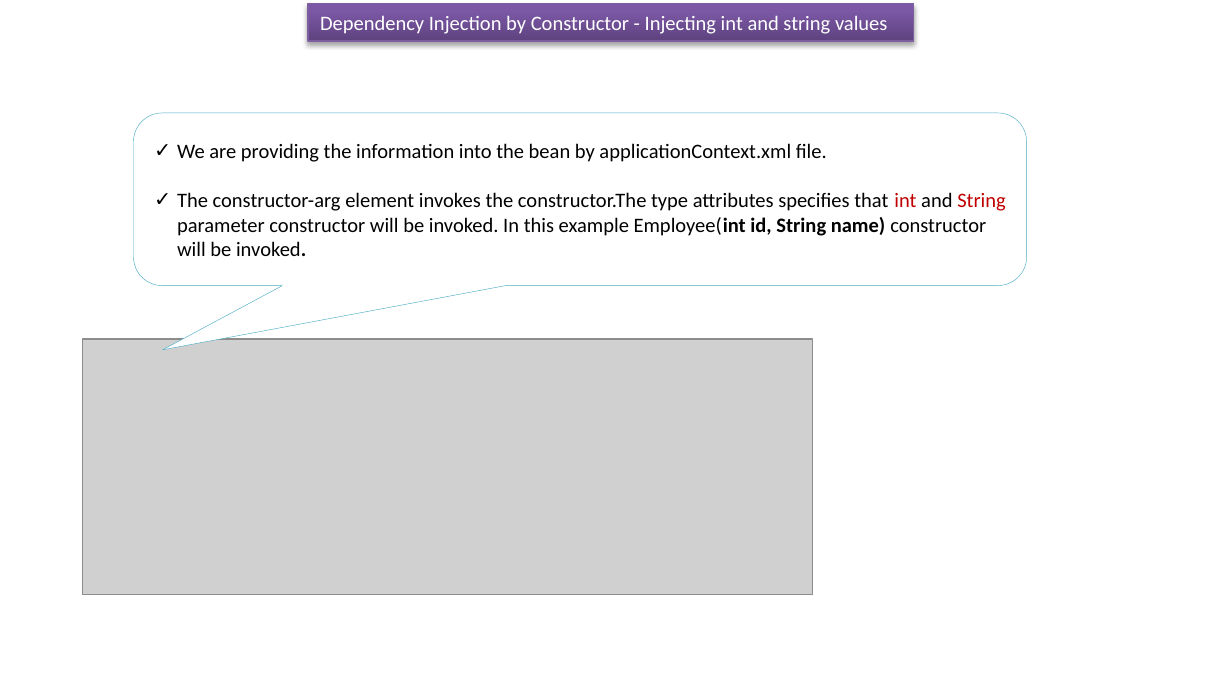
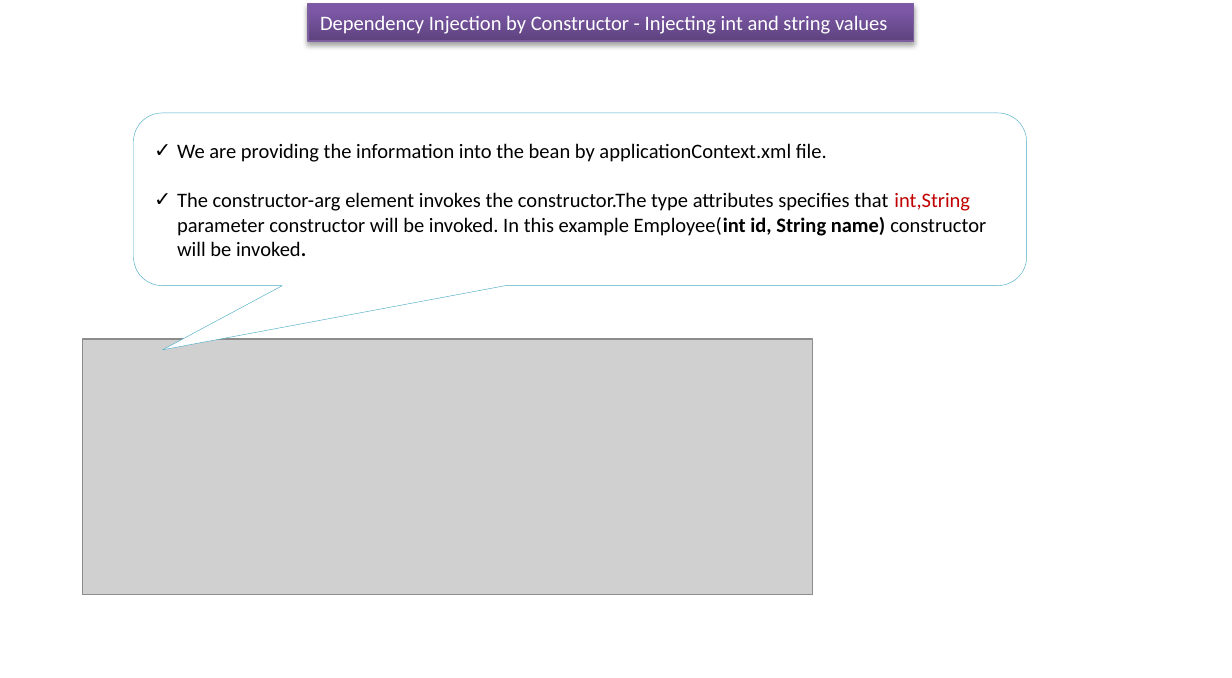
Before and after one commit to ramram43210/javaee, a slide deck: slide 3 of Later/Spring/4_Dependency_Injection/6/Dependency Injection by Constructor_Injecting int String.pptx. Drawn at 1232x678 pixels with LibreOffice and Linux fonts; fonts in the diff are those of the drawing; grey boxes stand for pictures. Boxes give left, top, right and bottom in pixels: in the first picture for what was removed or moved away, otherwise in the second. Text is boxed around its words. In the diff, an @@ line names an element or a change of style, - is before the commit and + after.

```diff
--- a/Later/Spring/4_Dependency_Injection/6/Dependency Injection by Constructor_Injecting int String.pptx
+++ b/Later/Spring/4_Dependency_Injection/6/Dependency Injection by Constructor_Injecting int String.pptx
@@ text in rounded speech box at box(177, 192, 986, 256): text changed @@
-✓ The constructor-arg element invokes the constructor.The type attributes specifies that int and String parameter constructor will be invoked. In this example Employee(int id, String name) constructor will be invoked.
+✓ The constructor-arg element invokes the constructor.The type attributes specifies that int,String parameter constructor will be invoked. In this example Employee(int id, String name) constructor will be invoked.
```
Also in this commit, not shown: 1 other slide changed, 4 other files.
